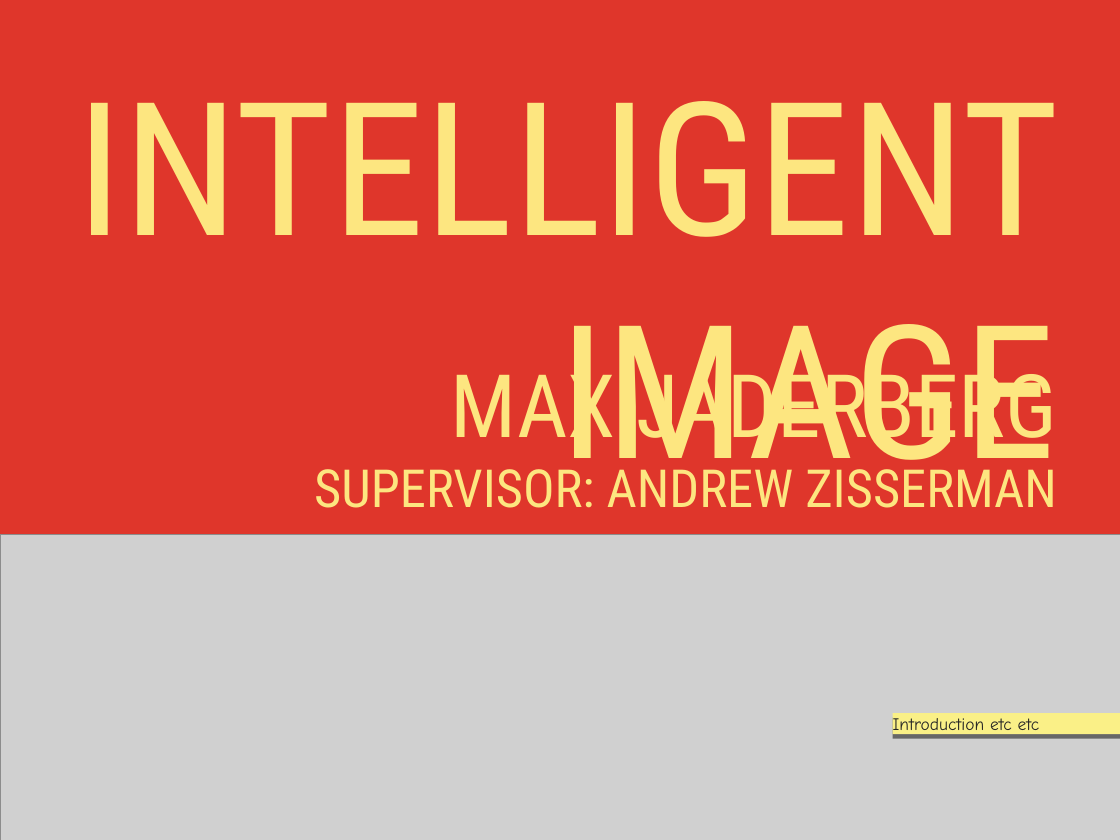
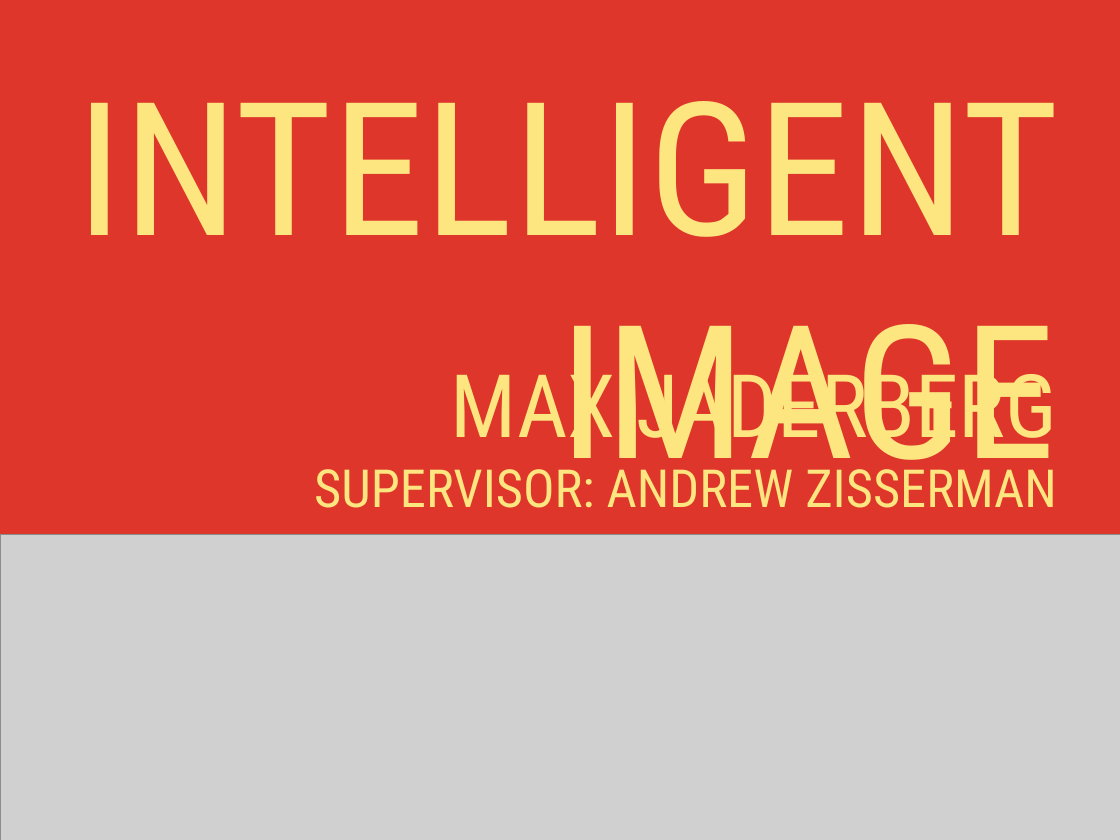
Before and after one commit to jaderberg/4YP, a slide deck: slide 1 of presentation.ppt. Drawn at 1120x840 pixels with LibreOffice and Linux fonts; fonts in the diff are those of the drawing; grey boxes stand for pictures. Boxes give left, top, right and bottom in pixels: in the first picture for what was removed or moved away, otherwise in the second. Text is boxed around its words. In the diff, an @@ line names an element or a change of style, - is before the commit and + after.

```diff
--- a/presentation.ppt
+++ b/presentation.ppt
@@ rectangle removed at (892, 714, 1120, 735) @@
-Introduction etc etc
```
Also in this commit, not shown: 9 other slides changed, 2 slides added, 2 slides removed, 4 other files.
